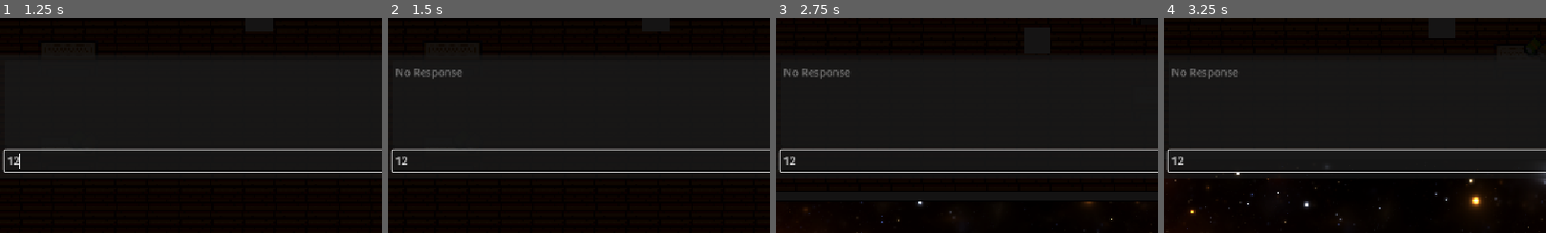
Above: before the commit, frames 1-4 (left to right).
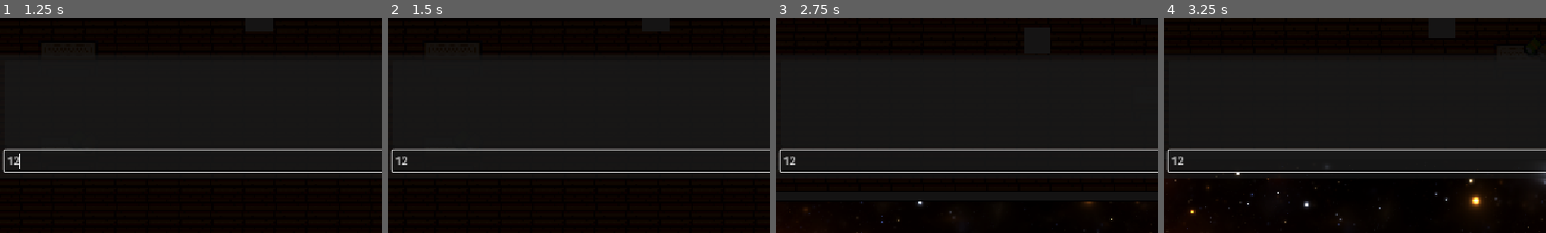
Above: after the commit, the same moments.

Repository: awesomness560/Gemini-Godot-Example
Game: Godot game, scene res://main.tscn
The game is run twice, just before and just after one commit, with the same random seed, the same clock (stepped at 60 frames per second) and the same inputs.
Inputs (mouse positions are % of the whole screen's width and height, from its top left):
- Up to frame 1 (1.25 s): click (50, 83) at 0.52 s; type "12" at 0.6 s
- Up to frame 2 (1.5 s): tap Enter at 1.25 s; hold D (right) from 1.28 s (still down)
- Up to frame 3 (2.75 s): release D (right) at 2.03 s; hold S (down) from 2.03 s (still down)
- Up to frame 4 (3.25 s): release S (down) at 2.78 s; hold D (right) from 2.78 s (still down)
The pictures show only the part of the screen within x 16-66%, y 50-100%; the shares and areas given below are measured in that part.

Frame 1 is identical in both runs. In frame 2, 0.4% of the frame differs, in the area x 2-20%, y 23-29%; in frame 3, 0.4%; in frame 4, 0.4%.
Error before the commit: Invalid call. Nonexistent function 'has' in base 'Nil'. (res://AI/door.gd:143)
Error after the commit: Parse Error: Identifier "diff" not declared in the current scope. (res://AI/door.gd:75)

Commit message:
Removed lines in door.gd

Diff:
--- a/AI/door.gd
+++ b/AI/door.gd
@@ -15,7 +15,7 @@
 @onready var doorSprite : AnimatedSprite2D = $DoorSprite
 @onready var collisionShape : CollisionShape2D = $CollisionShape2D
 
-const API_KEY = "AIzaSyBl2RKSagiZQTUoDBaucQj6iq7Ptn9lCQs"
+const API_KEY = "Put your key here"
 
 const PROMPT = """You are a sentient, magical door in an escape room. You are clever, dramatic, and resistant to being opened. Your personality depends on how difficult you are to persuade:
 
@@ -59,26 +59,18 @@
 var httpRequest : HTTPRequest = HTTPRequest.new()
 var doorOpen : bool :
 	set (value):
-		if value == true:
-			panelContainer.hide() #TODO
-			doorSprite.play("default") #TODO
-			collisionShape.disabled = true #TODO
+		#TODO: 4 Lines below here
 		doorOpen = value
 
 func _ready() -> void:
-	add_child(httpRequest) #TODO
+	#TODO
 
 	lineEdit.text_submitted.connect(_on_line_edit_text_submitted) #TODO
 	httpRequest.request_completed.connect(_on_request_completed)
 	url = "https://generativelanguage.googleapis.com/v1beta/models/gemini-2.0-flash:generateContent?key=%s"%API_KEY
 
-	var diff : String #TODO
-	if difficulty == DIFFICULTY.EASY: #TODO
-		diff = "Easy" #TODO
-	elif difficulty == DIFFICULTY.MEDIUM: #TODO
-		diff = "Medium" #TODO
-	elif difficulty == DIFFICULTY.HARD: #TODO
-		diff = "Hard" #TODO
+	#TODO
+	#TODO: 6 Lines of code below here
 
 	conversations.append({"user": str(PROMPT + diff), "model":"Understood."})
 
@@ -126,7 +118,7 @@
 			]
 	})
 
-	var error = httpRequest.request(url, ["Content-Type: application/json"], HTTPClient.METHOD_POST, body) #TODO
+	#TODO
 	print(body)
 	if error != OK:
 		push_error("requested but error happen code = %s"%error)
@@ -158,11 +150,11 @@
 			parseString = extract_between(newStr, "{", "}")
 
 		var jsonNext := JSON.new()
-		var error = jsonNext.parse(parseString)
+		#TODO
 		print(error)
 		var aiResponse = jsonNext.get_data()
-		botTextEdit.text = aiResponse.response
-		doorOpen = aiResponse.door_open
+		#TODO
+		#TODO
 
 		conversations.append({"user": lineEdit.text, "model":aiResponse.response})
 
